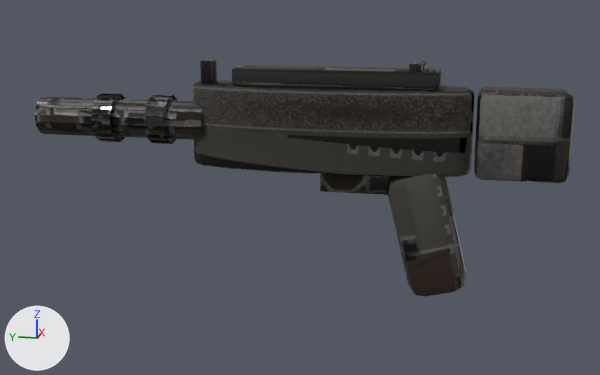
The glTF model Sandbox/GameData/Models/Weapons/impulse_pistol_standard.glb as it was, and as the next commit left it.
Before and after are seen from a 50 mm camera at (-0.561, -0.116, 0.133) aimed at (0.0, -0.004, -0.007). Arrows for +X, +Y and +Z are at lower left; the lights stay in place. The older version comes first. Vertices at exactly the same position are counted once.

In view in the first picture: 'impulse_pistol_standard'.
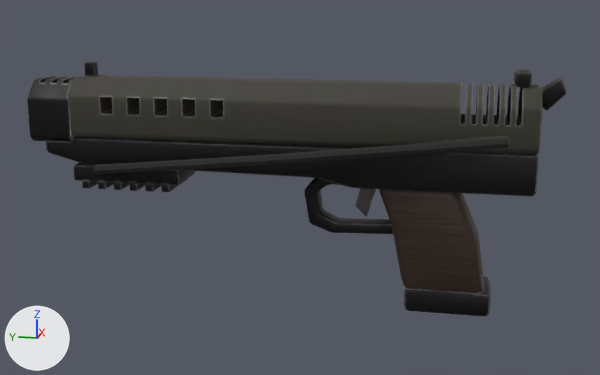
Boxes (x1, y1, x2, y2) around the edits, measured in the pictures (600 x 375 px; the box of a moved part takes in the faces that stretch with it):
'impulse_pistol_standard', surface changed, reshaped (7% taller)
    before: (35, 59, 575, 296)
    after: (27, 62, 566, 316)
part 1 of me_impulse_pistol_standard, moved or reshaped
    before: (232, 65, 441, 90)
    after: (82, 180, 98, 188)
part 2 of me_impulse_pistol_standard, moved or reshaped
    before: (409, 61, 426, 71)
    after: (98, 181, 114, 189)
part 3 of me_impulse_pistol_standard, added
    after: (114, 182, 129, 190)
part 4 of me_impulse_pistol_standard, added
    after: (129, 182, 145, 191)
part 5 of me_impulse_pistol_standard, added
    after: (145, 183, 161, 192)
part 6 of me_impulse_pistol_standard, added
    after: (161, 180, 186, 192)
part 7 of me_impulse_pistol_standard, moved or reshaped
    before: (474, 87, 575, 183)
    after: (514, 69, 532, 87)
part 8 of me_impulse_pistol_standard, moved or reshaped
    before: (200, 59, 217, 82)
    after: (84, 62, 98, 76)
part 9 of me_impulse_pistol_standard, rebuilt (68% wider, 18% shorter)
    before: (192, 80, 474, 177)
    after: (67, 75, 542, 154)
part 10 of me_impulse_pistol_standard, rebuilt
    before: (387, 174, 466, 296)
    after: (379, 189, 484, 293)
part 11 of me_impulse_pistol_standard, deleted
    before: (91, 93, 125, 142)
part 12 of me_impulse_pistol_standard, deleted
    before: (145, 95, 178, 144)
part 13 of me_impulse_pistol_standard, built on
    before: (35, 97, 391, 195)
    after: (27, 76, 566, 316)

Edits to the bpy script that builds the scene:
```text
Change mat_weapon:
    remove # nodes: BsdfPrincipled, Mix, OutputMaterial, SeparateColor, TexImage x2, VertexColor
    nodes: BsdfPrincipled, NormalMap, OutputMaterial, SeparateColor, TexImage x3
    uses the picture img_impulse_pistol_standard_normal
Change me_impulse_pistol_standard:
    remove me_impulse_pistol_standard.from_pydata(...)  # 1232 vertices, 2424 faces; spans x -0.02..0.02, y -0.184..0.189, z -0.08..0.082
    add me_impulse_pistol_standard.from_pydata(...)  # 1700 vertices, 3348 faces; spans x -0.033..0.033, y -0.179..0.19, z -0.088..0.078
    me_impulse_pistol_standard part 1: the loose piece of 56 vertices spanning x -0.013..0.013, y -0.098..0.042, z 0.065..0.077 is multiplied about its middle by the matrix ((1.611, 0.0, 0.0), (0.0, 0.0, -0.484), (0.0, 0.035, 0.0)), then moved by (0.0, 0.178, -0.079)
    me_impulse_pistol_standard part 2: the loose piece of 56 vertices spanning x -0.011..0.011, y -0.089..-0.078, z 0.07..0.082 is multiplied about its middle by the matrix ((1.902, 0.0, 0.0), (0.0, 0.0, -0.47), (0.0, 0.58, 0.0)), then moved by (0.0, 0.221, -0.084)
    me_impulse_pistol_standard part 3: the loose piece of 56 vertices spanning x -0.013..0.013, y -0.098..0.042, z 0.065..0.077 is copied, and the copy is multiplied about its middle by the matrix ((1.611, 0.0, 0.0), (0.0, 0.0, -0.484), (0.0, 0.035, 0.0)), then moved by (0.0, 0.154, -0.079); it spans x -0.02..0.02, y 0.122..0.128, z -0.011..-0.005
    me_impulse_pistol_standard part 4: the loose piece of 56 vertices spanning x -0.013..0.013, y -0.098..0.042, z 0.065..0.077 is copied, and the copy is multiplied about its middle by the matrix ((1.611, 0.0, 0.0), (0.0, 0.0, -0.484), (0.0, 0.035, 0.0)), then moved by (0.0, 0.142, -0.079); it spans x -0.02..0.02, y 0.111..0.116, z -0.011..-0.005
    me_impulse_pistol_standard part 5: the loose piece of 56 vertices spanning x -0.013..0.013, y -0.098..0.042, z 0.065..0.077 is copied, and the copy is multiplied about its middle by the matrix ((1.611, 0.0, 0.0), (0.0, 0.0, -0.484), (0.0, 0.035, 0.0)), then moved by (0.0, 0.13, -0.079); it spans x -0.02..0.02, y 0.098..0.104, z -0.011..-0.005
    me_impulse_pistol_standard part 6: the loose piece of 56 vertices spanning x -0.013..0.013, y -0.098..0.042, z 0.065..0.077 is copied, and the copy is multiplied about its middle by the matrix ((1.611, 0.0, 0.0), (0.0, 0.0, -0.484), (0.0, 0.035, 0.0)), then moved by (0.0, 0.118, -0.079); it spans x -0.02..0.02, y 0.087..0.093, z -0.011..-0.005
    me_impulse_pistol_standard part 7: the loose piece of 56 vertices spanning x -0.019..0.019, y -0.184..-0.124, z 0.007..0.065 is multiplied about its middle by the matrix ((0.614, 0.0, 0.0), (0.0, 0.0, -0.15), (0.0, 0.144, 0.0)), then moved by (0.0, 0.002, 0.037)
    me_impulse_pistol_standard part 8: the loose piece of 56 vertices spanning x -0.004..0.004, y 0.057..0.067, z 0.065..0.081 is multiplied about its middle by the matrix ((0.726, 0.0, 0.0), (0.0, 0.0, -0.467), (0.0, 1.015, 0.0)), then moved by (0.0, 0.088, 0.0)
    me_impulse_pistol_standard part 9: the loose piece of 224 vertices spanning x -0.02..0.02, y -0.121..0.074, z 0.006..0.066 is rebuilt with 370 vertices and now spans x -0.022..0.022, y -0.163..0.16, z 0.026..0.068
    me_impulse_pistol_standard part 10: the loose piece of 56 vertices spanning x -0.017..0.017, y -0.121..-0.066, z -0.08..0.012 is rebuilt with 168 vertices and now spans x -0.018..0.018, y -0.134..-0.06, z -0.077..0.004
    me_impulse_pistol_standard part 11: the loose piece of 224 vertices spanning x -0.017..0.017, y 0.13..0.144, z 0.021..0.056 is deleted
    me_impulse_pistol_standard part 12: the loose piece of 224 vertices spanning x -0.017..0.017, y 0.09..0.104, z 0.021..0.056 is deleted
    me_impulse_pistol_standard part 13: 280 vertices removed from x -0.013..0.013, y -0.068..0.189, z -0.009..0.052; 714 vertices added at x -0.033..0.033, y -0.179..0.19, z -0.088..0.074
```
